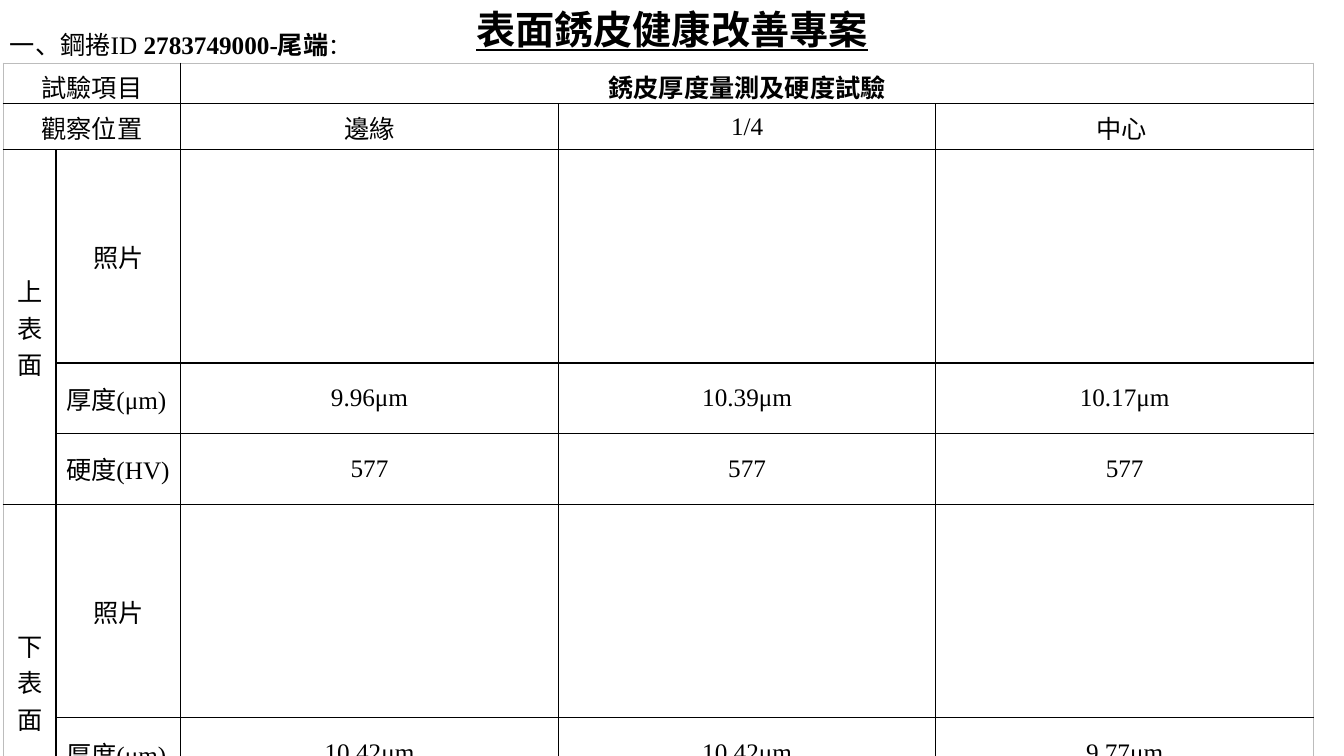
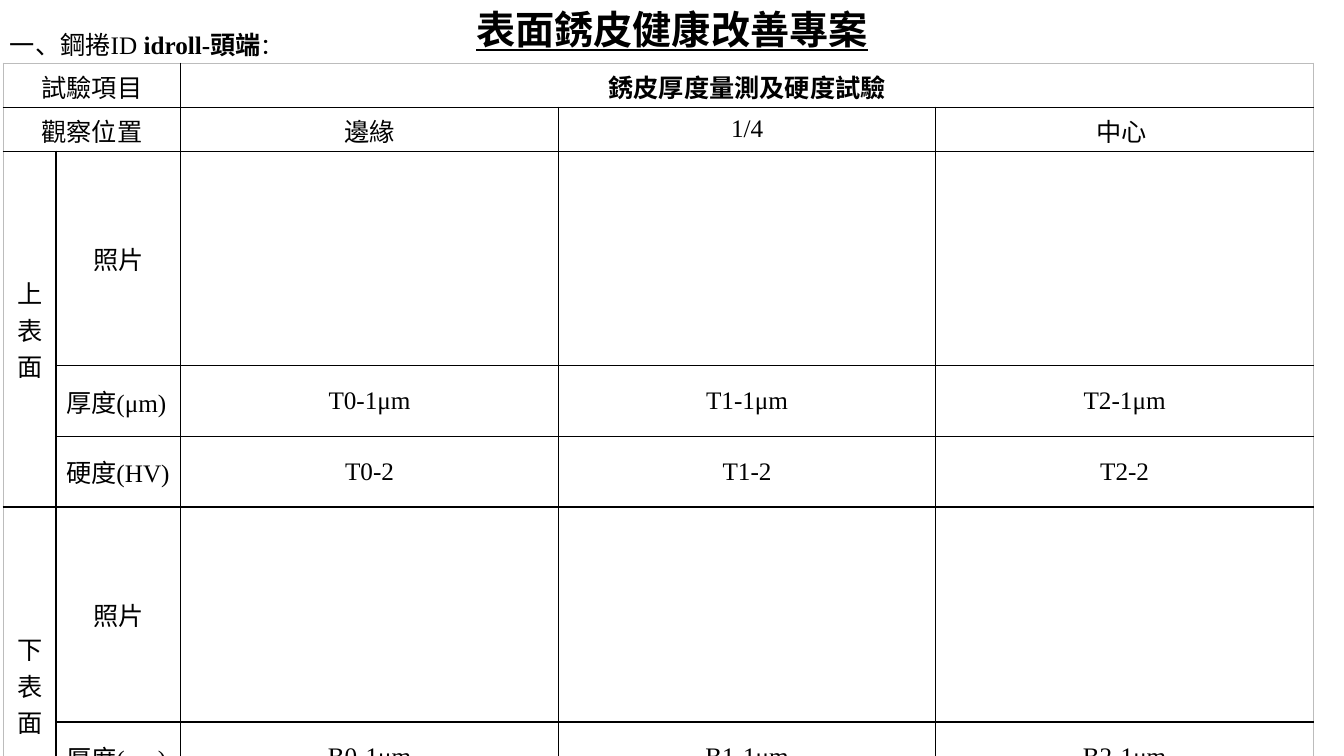
Before and after one commit to PATCoder97/KnowledgeSystem, a slide deck: slide 1 of KnowledgeSystem/AppResources/403_03_SurfaceRustHealth.pptx. Drawn at 1344x756 pixels with LibreOffice and Linux fonts; fonts in the diff are those of the drawing. Boxes give left, top, right and bottom in pixels: in the first picture for what was removed or moved away, otherwise in the second. Text is boxed around its words. In the diff, an @@ line names an element or a change of style, - is before the commit and + after.

```diff
--- a/KnowledgeSystem/AppResources/403_03_SurfaceRustHealth.pptx
+++ b/KnowledgeSystem/AppResources/403_03_SurfaceRustHealth.pptx
@@ text at (10,33,261,57): text changed @@
-一、鋼捲ID 2783749000-尾端：
+一、鋼捲ID idroll-頭端：
@@ table at (3,64,1315,743) @@
-row 4:  | 厚度(μm) | 9.96μm | 10.39μm | 10.17μm
+row 4:  | 厚度(μm) | T0-1μm | T1-1μm | T2-1μm
-row 5:  | 硬度(HV) | 577 | 577 | 577
+row 5:  | 硬度(HV) | T0-2 | T1-2 | T2-2
-row 7:  | 厚度(μm) | 10.42μm | 10.42μm | 9.77μm
+row 7:  | 厚度(μm) | B0-1μm | B1-1μm | B2-1μm
-row 8:  | 硬度(HV) | 438 | 577 | 507
+row 8:  | 硬度(HV) | B0-2 | B1-2 | B2-2
```
Also in this commit, not shown: 1 other slide changed, 4 slides added, 3 other files.
